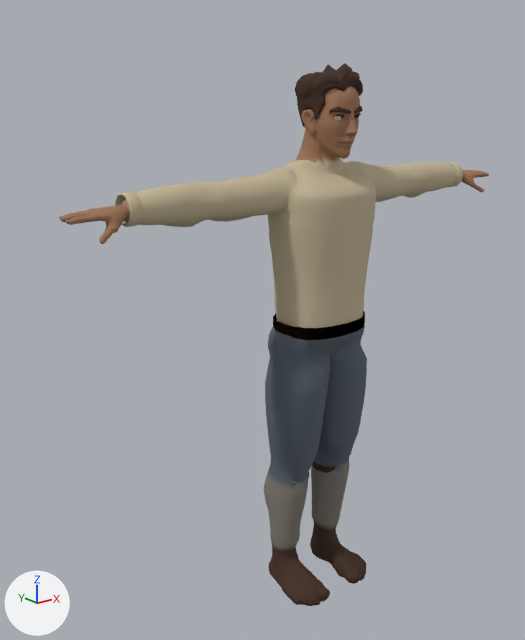
One commit to the glTF model assets/crew/sailor-classic.glb: the scene before it, then after it.
Camera for both pictures: a 50 mm camera at (-1.57, -1.64, 1.67) aimed at (-0.14, 0.15, 0.95). Every picture has the same lights, and +X, +Y and +Z are marked at lower left. The older version comes first. Vertices at exactly the same position are counted once.

Before the edit, the objects in view are built like this:
```python
me_leather_belt = bpy.data.meshes.new('Leather belt')
me_leather_belt.from_pydata(...)  # 48 vertices, 48 faces; spans x -0.155..0.155, y -0.097..0.145, z 0.938..0.976
me_leather_belt.materials.append(mat_sailor_vertex_colours)
me_parted_hair = bpy.data.meshes.new('Parted hair')
me_parted_hair.from_pydata(...)  # 695 vertices, 1301 faces; spans x -0.087..0.091, y -0.082..0.108, z 1.562..1.748
me_parted_hair.materials.append(mat_sailor_vertex_colours)
me_rolled_cuff_l = bpy.data.meshes.new('Rolled cuff l')
me_rolled_cuff_l.from_pydata(...)  # 48 vertices, 72 faces; spans x 0.6442..0.6802, y 0.0003..0.091, z 1.335..1.425
me_rolled_cuff_l.materials.append(mat_sailor_vertex_colours)
me_rolled_cuff_r = bpy.data.meshes.new('Rolled cuff r')
me_rolled_cuff_r.from_pydata(...)  # 48 vertices, 72 faces; spans x -0.6802..-0.6442, y 0.0003..0.091, z 1.335..1.425
me_rolled_cuff_r.materials.append(mat_sailor_vertex_colours)
me_sphere_005_retopology_004 = bpy.data.meshes.new('Sphere.005_Retopology.004')
me_sphere_005_retopology_004.from_pydata(...)  # 6285 vertices, 12566 faces; spans x -0.85..0.85, y -0.13..0.16, z -0.02..1.72
me_sphere_005_retopology_004.materials.append(mat_sailor_vertex_colours)
ob_leather_belt = bpy.data.objects.new('Leather belt', me_leather_belt)
ob_leather_belt.location = (0.0, 0.0, 0.0)
ob_parted_hair = bpy.data.objects.new('Parted hair', me_parted_hair)
ob_parted_hair.location = (0.0, 0.0, 0.0)
ob_rolled_cuff_l = bpy.data.objects.new('Rolled cuff l', me_rolled_cuff_l)
ob_rolled_cuff_l.location = (0.0, 0.0, 0.0)
ob_rolled_cuff_r = bpy.data.objects.new('Rolled cuff r', me_rolled_cuff_r)
ob_rolled_cuff_r.location = (0.0, 0.0, 0.0)
ob_superhero_male = bpy.data.objects.new('SuperHero_Male', me_sphere_005_retopology_004)
ob_superhero_male.location = (0.0, 0.0, 0.0)
```
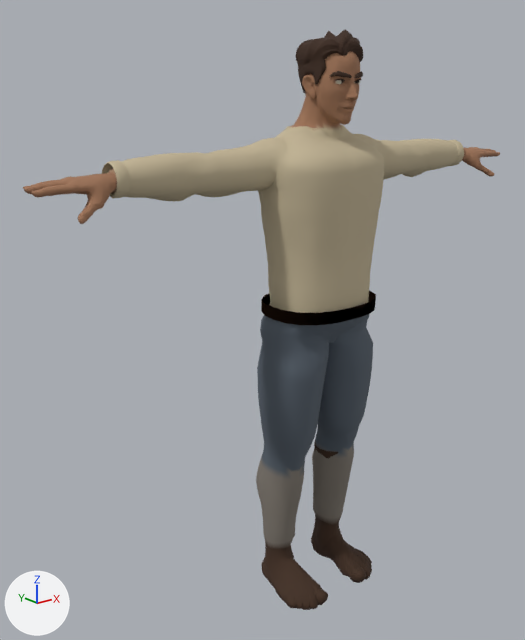
The edits, one by one:
me_sphere_005_retopology_004 is used by ob_superhero_male; location (0.0, 0.0, 0.0).
me_sphere_005_retopology_004 had 6285 vertices, 12566 faces and spanned x -0.85..0.85, y -0.13..0.16, z -0.02..1.72.
me_sphere_005_retopology_004 now has 6285 vertices, 12566 faces and spans x -0.93..0.93, y -0.14..0.17, z -0.02..1.81.
me_sphere_005_retopology_004 part 1: 6285 of 6285 vertices moved; they spanned x -0.85..0.85, y -0.13..0.16, z -0.02..1.72 and now span x -0.93..0.93, y -0.14..0.17, z -0.02..1.81; mean shift (0.0, 0.01, 0.07).
me_parted_hair is used by ob_parted_hair; location (0.0, 0.0, 0.0).
me_parted_hair had 695 vertices, 1301 faces and spanned x -0.087..0.091, y -0.082..0.108, z 1.562..1.748.
me_parted_hair now has 695 vertices, 1301 faces and spans x -0.085..0.09, y -0.079..0.108, z 1.661..1.84.
me_parted_hair part 2: the whole mesh is scaled about its middle by (0.985, 0.985, 0.964), then moved by (0.0, 0.001, 0.095).
me_leather_belt is used by ob_leather_belt; location (0.0, 0.0, 0.0).
me_leather_belt had 48 vertices, 48 faces and spanned x -0.155..0.155, y -0.097..0.145, z 0.938..0.976.
me_leather_belt now has 48 vertices, 48 faces and spans x -0.191..0.191, y -0.123..0.177, z 0.995..1.035.
me_leather_belt part 3: the whole mesh is scaled about its middle by (1.23, 1.24, 1.05), then moved by (0.0, 0.003, 0.058).
me_rolled_cuff_l is used by ob_rolled_cuff_l; location (0.0, 0.0, 0.0).
me_rolled_cuff_l had 48 vertices, 72 faces and spanned x 0.6442..0.6802, y 0.0003..0.091, z 1.335..1.425.
me_rolled_cuff_l now has 48 vertices, 72 faces and spans x 0.6651..0.7016, y 0.0188..0.1135, z 1.4085..1.5025.
me_rolled_cuff_l part 4: 48 of 48 vertices moved; they spanned x 0.6442..0.6802, y 0.0003..0.091, z 1.335..1.425 and now span x 0.6651..0.7016, y 0.0188..0.1135, z 1.4085..1.5025; mean shift (0.0211, 0.0205, 0.0755).
me_rolled_cuff_r is used by ob_rolled_cuff_r; location (0.0, 0.0, 0.0).
me_rolled_cuff_r had 48 vertices, 72 faces and spanned x -0.6802..-0.6442, y 0.0003..0.091, z 1.335..1.425.
me_rolled_cuff_r now has 48 vertices, 72 faces and spans x -0.7016..-0.6651, y 0.0188..0.1135, z 1.4085..1.5025.
me_rolled_cuff_r part 5: 48 of 48 vertices moved; they spanned x -0.6802..-0.6442, y 0.0003..0.091, z 1.335..1.425 and now span x -0.7016..-0.6651, y 0.0188..0.1135, z 1.4085..1.5025; mean shift (-0.0211, 0.0205, 0.0755).

Boxes [x1, y1, x2, y2] around the edits, measured in the pictures (525 x 640 px):
'SuperHero_Male', reshaped (11% wider, 7% taller): before [59, 86, 489, 606]; after [23, 52, 500, 610]
'Parted hair', moved, rescaled: before [295, 63, 363, 127]; after [295, 29, 363, 93]
'Leather belt', moved, rescaled (25% wider, 20% taller): before [273, 311, 365, 340]; after [261, 290, 376, 325]
'Rolled cuff r', reshaped: before [115, 191, 143, 227]; after [102, 160, 130, 198]
'Rolled cuff l', reshaped (6% wider): before [448, 162, 463, 187]; after [448, 140, 464, 166]
